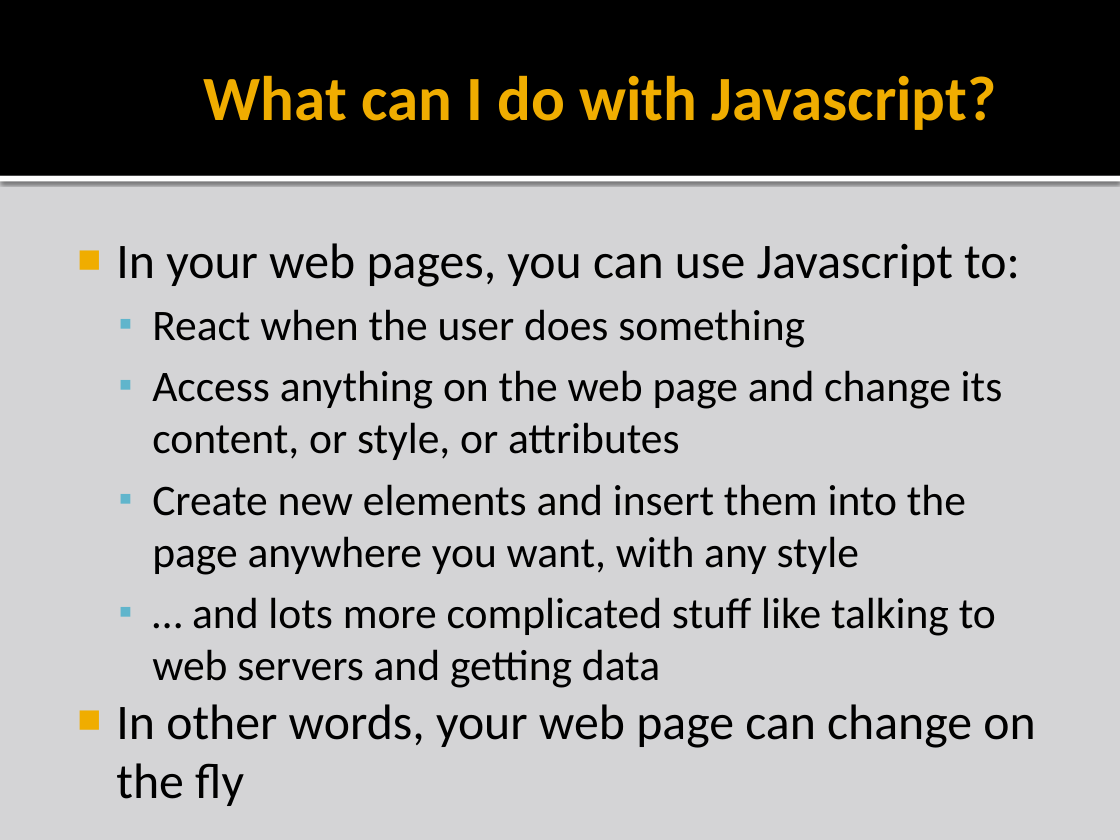
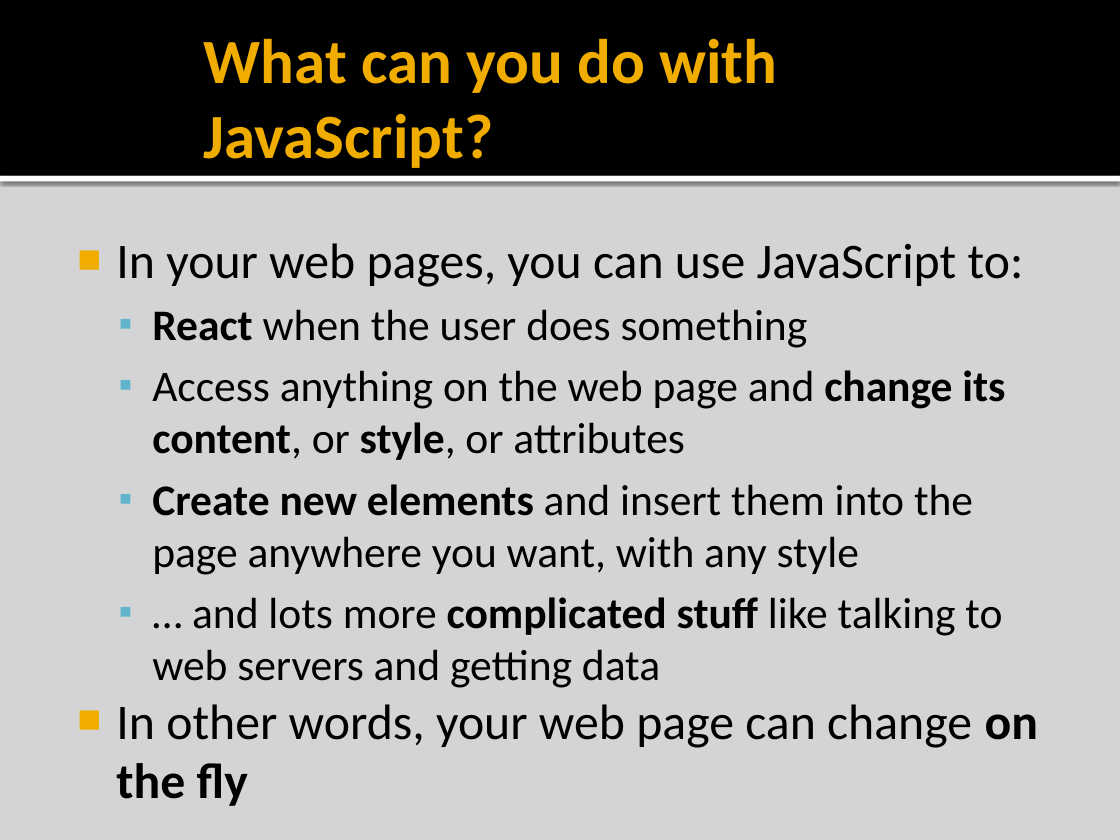
Before and after one commit to liamf/coderdojo-bray, a slide deck: slide 6 of html/presentations/CoderDojoBrayHTML_session5.pptx (slide 7 before the commit). Drawn at 1120x840 pixels with LibreOffice and Linux fonts; fonts in the diff are those of the drawing; background and template pictures are left out. Boxes give left, top, right and bottom in pixels: in the first picture for what was removed or moved away, otherwise in the second. Text is boxed around its words. In the diff, an @@ line names an element or a change of style, - is before the commit and + after.

Commit message:
Joe's updates to session5 Javascript

```diff
--- a/html/presentations/CoderDojoBrayHTML_session5.pptx
+++ b/html/presentations/CoderDojoBrayHTML_session5.pptx
@@ title at (x1=204, y1=38, x2=777, y2=168): text changed @@
-What can I do with Javascript?
+What can you do with JavaScript?
@@ text at (x1=116, y1=243, x2=1024, y2=287): text changed @@
-■ In your web pages, you can use Javascript to:
+■ In your web pages, you can use JavaScript to:
@@ text at (x1=116, y1=309, x2=1038, y2=806): bold on in "React", "change its content, style,", "Create new elements", "complicated stuff" and 1 more places @@
```
Also in this commit, not shown: 11 other slides changed, 8 slides added, 2 slides removed, 15 other files.
